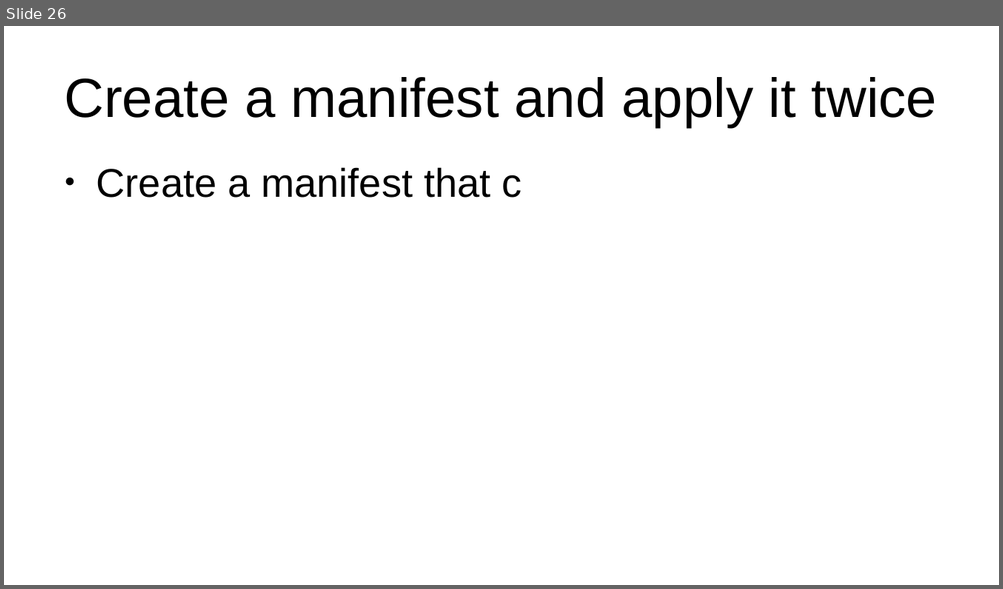
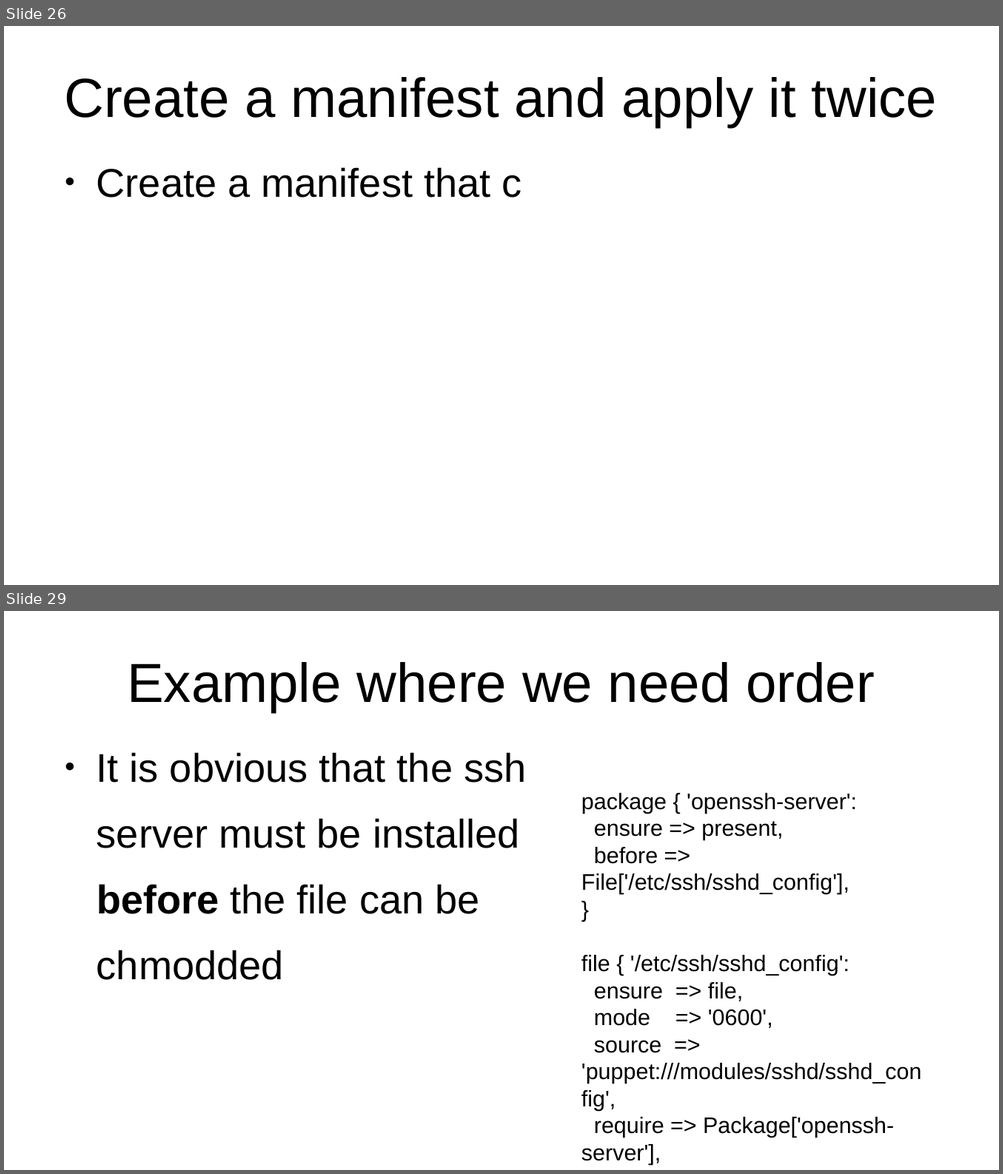
Before and after one commit to veltzer/teaching-puppet, a slide deck: slides.odp. Shown one above the other, each under a label of ours: slide 26 before the commit, slides 26 and 29 after it; the slides between them are not shown. The pictures are 1003x589 and 1003x1174 pixels, drawn with LibreOffice and Linux fonts; fonts in the diff are those of the drawing. Boxes give left, top, right and bottom in pixels: in the first picture for what was removed or moved away, otherwise in the second. Text is boxed around its words. In the diff, an @@ line names an element or a change of style, - is before the commit and + after.

```diff
--- a/slides.odp
+++ b/slides.odp
@@ slide 29 added at box(4, 611, 999, 1170), background #FFFFFF @@
@@ title added at box(127, 662, 874, 712), 44 pt, text #000000 @@
+Example where we need order
@@ text added at box(96, 752, 526, 980), 32 pt, text #000000 @@
+● It is obvious that the ssh
+server must be installed
+before the file can be
+chmodded
@@ text added at box(581, 793, 922, 1165), 18 pt, text #000000 @@
+package { 'openssh-server':
+ensure => present,
+before => File['/etc/ssh/sshd_config'],
+}
+file { '/etc/ssh/sshd_config':
+ensure => file,
+mode => '0600',
+source => 'puppet:///modules/sshd/sshd_config',
+require => Package['openssh-server'],
+}
```
Also in this commit, not shown: 2 other slides added, 1 slide removed, 5 other files.
